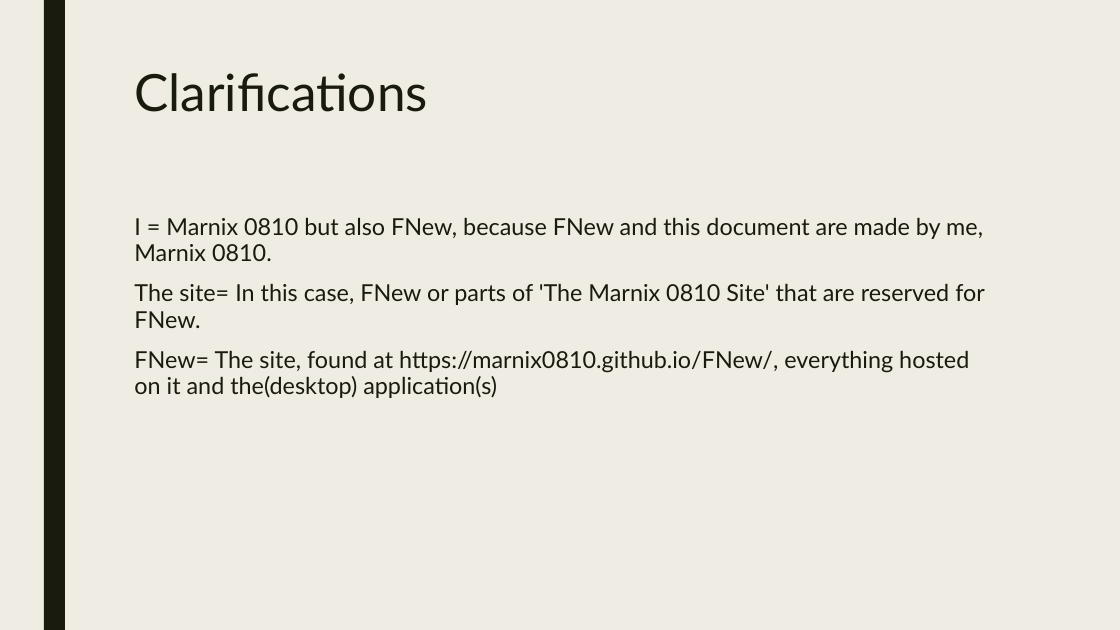
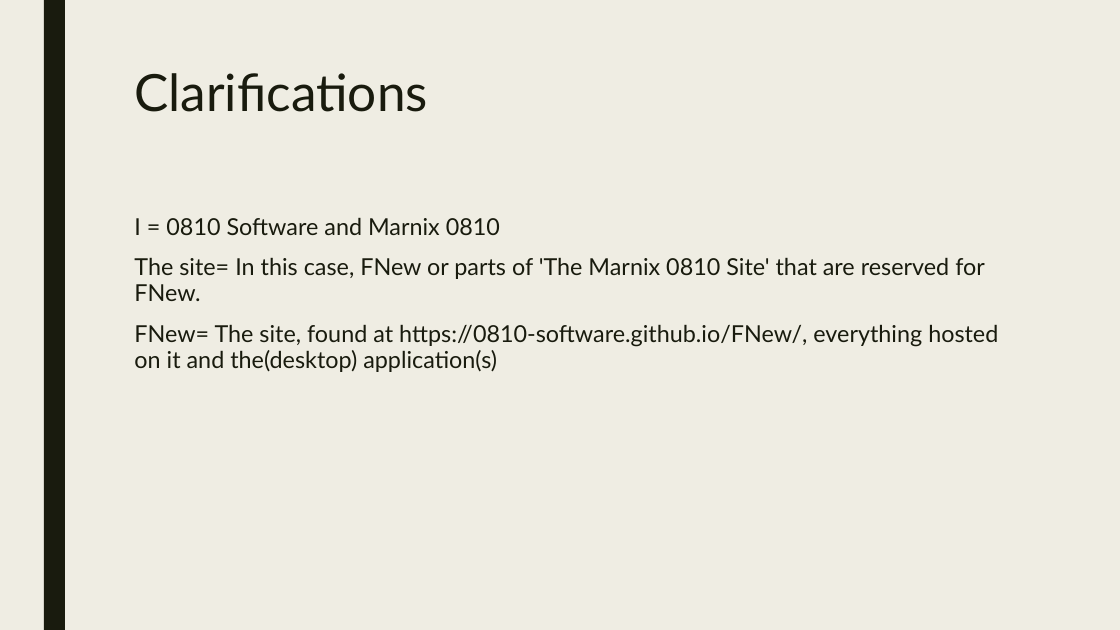
Before and after one commit to 0810-Software/FNew-ZeroNet, a slide deck: slide 2 of Privacy-presentation.pptx. Drawn at 1120x630 pixels with LibreOffice and Linux fonts; fonts in the diff are those of the drawing. Boxes give left, top, right and bottom in pixels: in the first picture for what was removed or moved away, otherwise in the second. Text is boxed around its words. In the diff, an @@ line names an element or a change of style, - is before the commit and + after.

Commit message:
Update privacy documentation

```diff
--- a/Privacy-presentation.pptx
+++ b/Privacy-presentation.pptx
@@ text at box(134, 217, 500, 235): text changed @@
-I = Marnix 0810 but also FNew, because FNew and this document are made by me, Marnix 0810.
+I = 0810 Software and Marnix 0810
@@ text at box(134, 324, 998, 372): text changed @@
-FNew= The site, found at https://marnix0810.github.io/FNew/, everything hosted on it and the(desktop) application(s)
+FNew= The site, found at https://0810-software.github.io/FNew/, everything hosted on it and the(desktop) application(s)
```
Also in this commit, not shown: 1 other slide changed, 1 other file.
